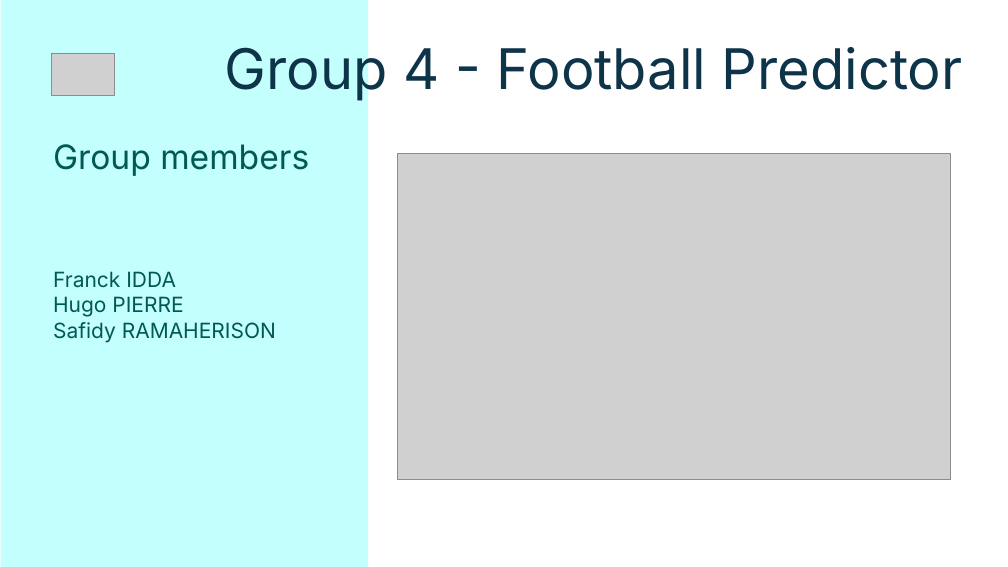
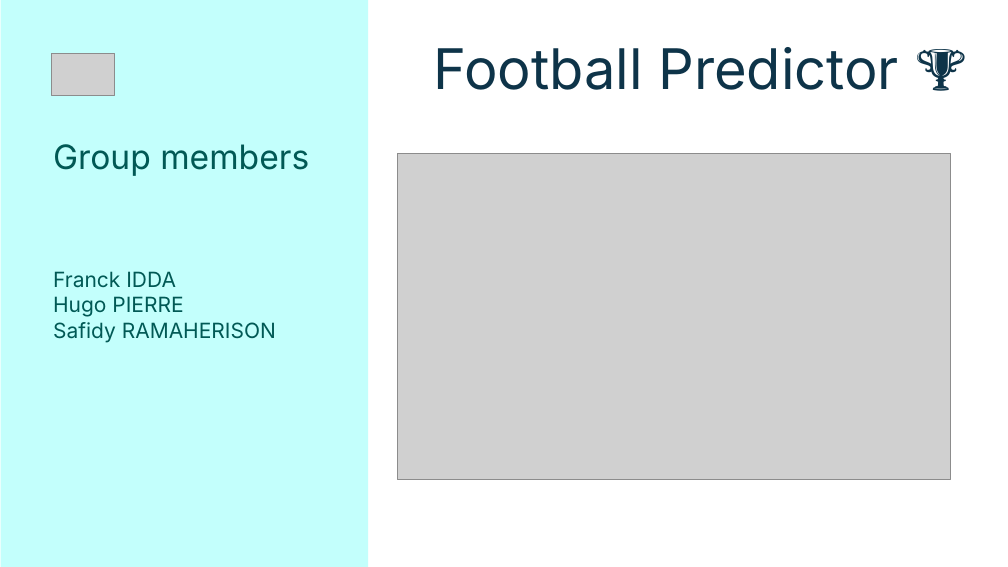
Before and after one commit to kinpintouche-star/football-predictor, a slide deck: slide 1 of docs/FootballPredictorDemoDay20260803.pptx. Drawn at 1008x567 pixels with LibreOffice and Linux fonts; fonts in the diff are those of the drawing; grey boxes stand for pictures. Boxes give left, top, right and bottom in pixels: in the first picture for what was removed or moved away, otherwise in the second. Text is boxed around its words. In the diff, an @@ line names an element or a change of style, - is before the commit and + after.

Commit message:
modif slide 1 ppt

```diff
--- a/docs/FootballPredictorDemoDay20260803.pptx
+++ b/docs/FootballPredictorDemoDay20260803.pptx
@@ text at (433, 47, 899, 90): text changed @@
-Group 4 - Football Predictor
+Football Predictor 🏆
```
Also in this commit, not shown: 1 other slide changed.
